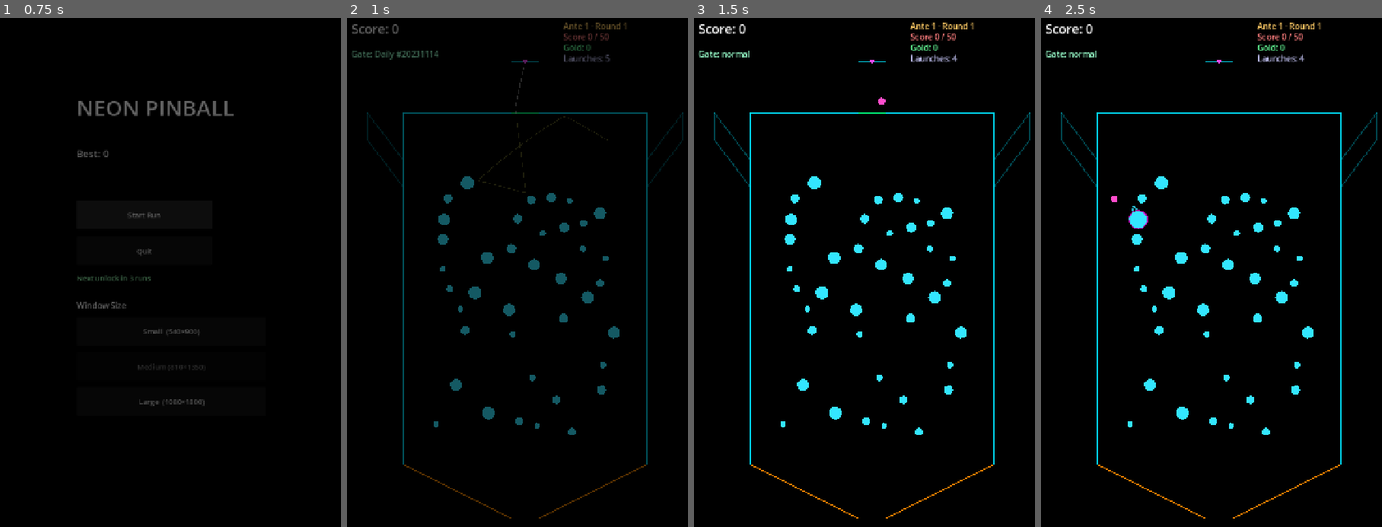
Above: before the commit, frames 1-4 (left to right).
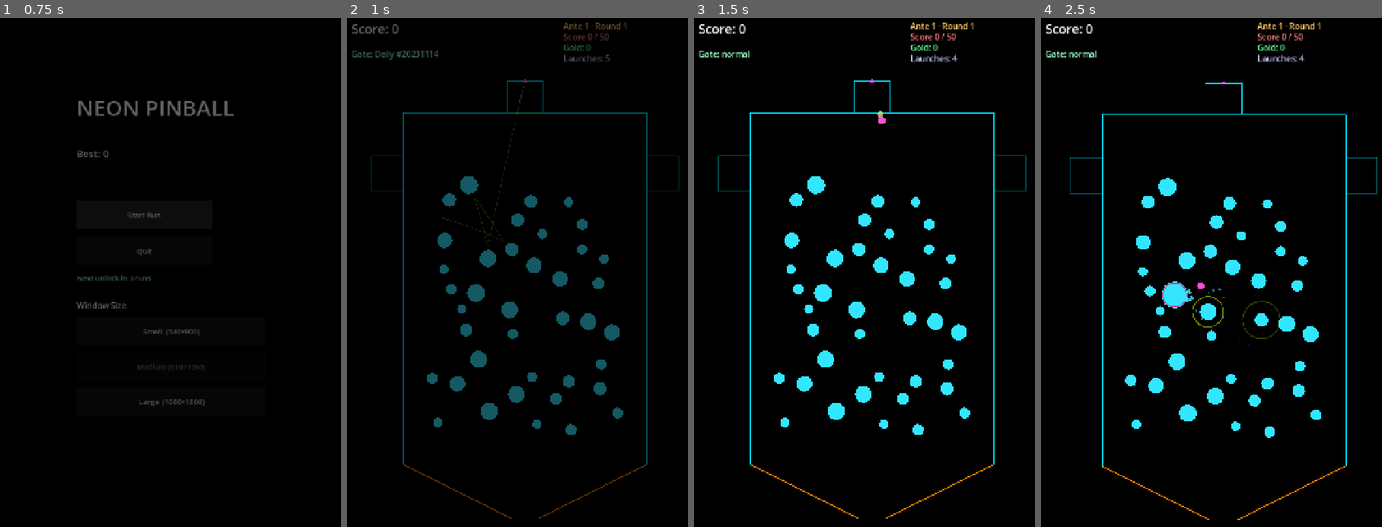
Above: after the commit, the same moments.

Repository: GencyZ/NeonPinball
Game: Godot game, scene res://scenes/main_menu.tscn
The game is run twice, just before and just after one commit, with the same random seed, the same clock (stepped at 60 frames per second) and the same inputs.
Inputs (mouse positions are in pixels of both pictures, inside the frame that each line leads up to):
- Up to frame 1 (0.75 s): click "Start Run" at 0.5 s
- Up to frame 2 (1 s): no input
- Up to frame 3 (1.5 s): tap Enter at 1.25 s; move the mouse to (953, 282) at 1.27 s; hold D from 1.28 s (still down); hold Shift from 1.28 s (still down); click (953, 282) at 1.42 s
- Up to frame 4 (2.5 s): tap Space at 1.52 s; release D at 2 s; release Shift at 2 s; drag from (1146, 343) to (1201, 435) at 2.02 s

Frame 1 is identical in both runs. In frame 2, 2.8% of the frame differs, in the area x 5-99%, y 8-82%; in frame 3, 2.6%; in frame 4, 5.8%, in the area x 5-99%, y 8-99%.

Commit message:
fix: horizontal left/right channels, wider gates, bigger pegs
- LEFT/RIGHT launcher y moved to match gate centre y=360, making those
  channels perfectly horizontal (parallel walls + perpendicular end cap,
  matching the top channel geometry). Distance gate→launcher: 70px.
- TOP launcher moved to y=155 (70px from gate at y=225).
- Gate width 60→80px for all three edges.
- Peg radius range 6-15→10-20px.

Co-Authored-By: Claude Sonnet 4.6 <noreply@anthropic.com>

Diff:
--- a/game/sim/entry_resolver.gd
+++ b/game/sim/entry_resolver.gd
@@ -9,11 +9,13 @@
 	BoardEdge.TOP:   0.500,   # local x=270 / 540 → actual x=405, aligns with LAUNCHER_POS
 }
 
-# Launcher canvas positions (fixed; outside _rect) — used by draw layer
+# Launcher canvas positions (fixed; outside _rect) — used by draw layer.
+# LEFT/RIGHT launchers share the same y as their gate centres (absolute y=360)
+# so those channels are perfectly horizontal.
 const LAUNCHER_POS := {
-	BoardEdge.LEFT:  Vector2(55.0, 255.0),
-	BoardEdge.TOP:   Vector2(405.0, 112.0),
-	BoardEdge.RIGHT: Vector2(755.0, 255.0),
+	BoardEdge.LEFT:  Vector2(65.0, 360.0),
+	BoardEdge.TOP:   Vector2(405.0, 155.0),
+	BoardEdge.RIGHT: Vector2(745.0, 360.0),
 }
 
 # (edge, t∈[0,1]) → {pos, normal}，t 沿边归一化。
--- a/game/view/board_view.gd
+++ b/game/view/board_view.gd
@@ -119,7 +119,7 @@
 
 	while list.size() < count and attempts < count * 30:
 		attempts += 1
-		var r := rng.range_float(6.0, 15.0)
+		var r := rng.range_float(10.0, 20.0)
 		var pos := Vector2(
 			rng.range_float(area.position.x + r, area.end.x - r),
 			rng.range_float(area.position.y + r, area.end.y - r))
@@ -171,9 +171,9 @@
 const CHANNEL_REST := 0.65
 
 const _GATE_LOCAL := {
-	EntryResolver.BoardEdge.LEFT:  [Vector2(0, 105),   Vector2(0, 165)],    # 60px wide, center y=135
-	EntryResolver.BoardEdge.RIGHT: [Vector2(540, 105),  Vector2(540, 165)],  # 60px wide, center y=135
-	EntryResolver.BoardEdge.TOP:   [Vector2(240, 0),    Vector2(300, 0)],    # 60px wide, center x=270→actual 405
+	EntryResolver.BoardEdge.LEFT:  [Vector2(0, 95),   Vector2(0, 175)],    # 80px wide, center y=135
+	EntryResolver.BoardEdge.RIGHT: [Vector2(540, 95),  Vector2(540, 175)],  # 80px wide, center y=135
+	EntryResolver.BoardEdge.TOP:   [Vector2(230, 0),   Vector2(310, 0)],    # 80px wide, center x=270
 }
 
 func _funnel_segs() -> Array:
